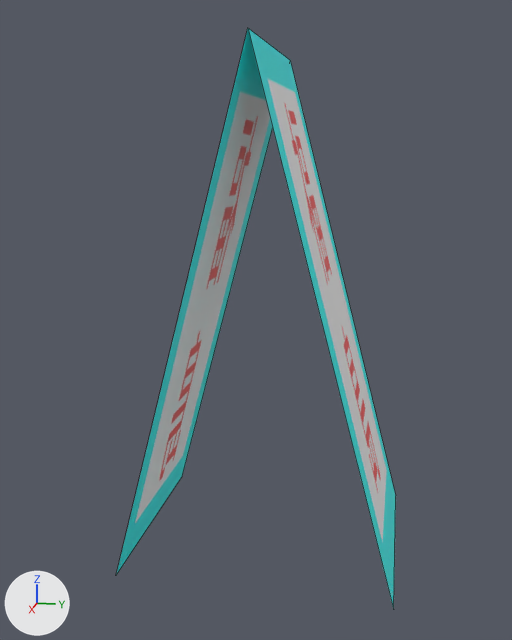
Renders of the FBX model Assets/Environment/Prefabs/LuigiObjects/ObjetosDaRua/Cartaz/Cartaz.fbx from each side of a commit.
Before and after are seen from a camera (50 mm lens) standing at (4.485, 0.033, 0.97) and looking at (2.859, -0.292, 0.563). Arrows for +X, +Y and +Z are at lower left; the lights stay in place. Mesh edges are drawn as thin lines.

The first picture shows 'Plaquinha'.
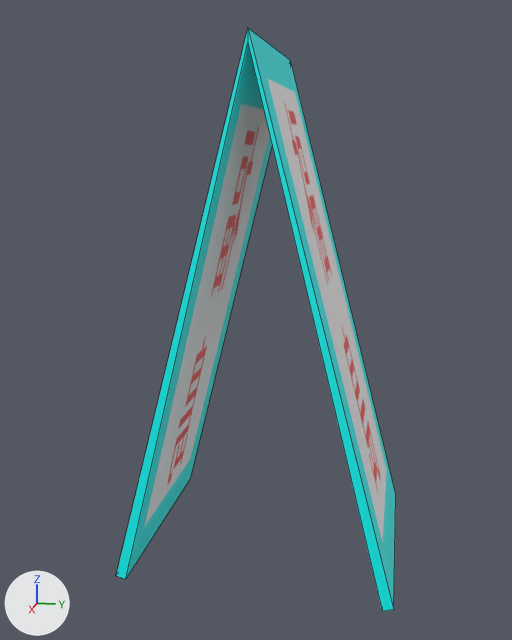
Location of each change, (x1, y1, x2, y2) in pixels of the pictures (512 x 640 px):
'Plaquinha', reshaped: before (116, 28, 396, 609); after (116, 28, 396, 611)
part 1 of me_plaquinha, added: after (116, 29, 394, 611)

What the commit changed:
me_plaquinha is used by ob_plaquinha; location (2.847, -0.257, 0.589).
Verts and faces of me_plaquinha; kept vertices keep their numbers, new ones are numbered from 6.
Before the commit, vertices of me_plaquinha: 0 (-0.262, -0.318, -0.593) at pixel (182, 476), 1 (0.262, -0.318, -0.593) at pixel (115, 575), 2 (-0.262, 0.0, 0.593) at pixel (290, 60), 3 (0.262, 0.0, 0.593) at pixel (247, 27), 4 (0.262, 0.319, -0.593) at pixel (393, 609).
Before the commit, vertices of me_plaquinha: 5 (-0.262, 0.319, -0.593) at pixel (395, 495).
me_plaquinha had 6 vertices, 2 faces and spanned x -0.262..0.262, y -0.318..0.319, z -0.593..0.593.
me_plaquinha now has 12 vertices, 10 faces and spans x -0.262..0.262, y -0.318..0.319, z -0.6..0.593.
Part 1, on me_plaquinha:
New vertex 6 is at (-0.262, 0.0, 0.568).
New vertex 7 is at (-0.262, -0.294, -0.6), pixel (190, 478).
New vertex 8 is at (-0.262, 0.294, -0.6).
New vertices 9, 10, 11 stand at vertices 6, 7, 8, in that order, plus (0.524, 0.0, 0.0).
New faces: (6, 9, 10, 7), (6, 8, 11, 9), (0, 7, 10, 1), (2, 5, 8, 6), (4, 11, 8, 5), (1, 10, 9, 3).
New faces: (0, 2, 6, 7), (3, 9, 11, 4).
